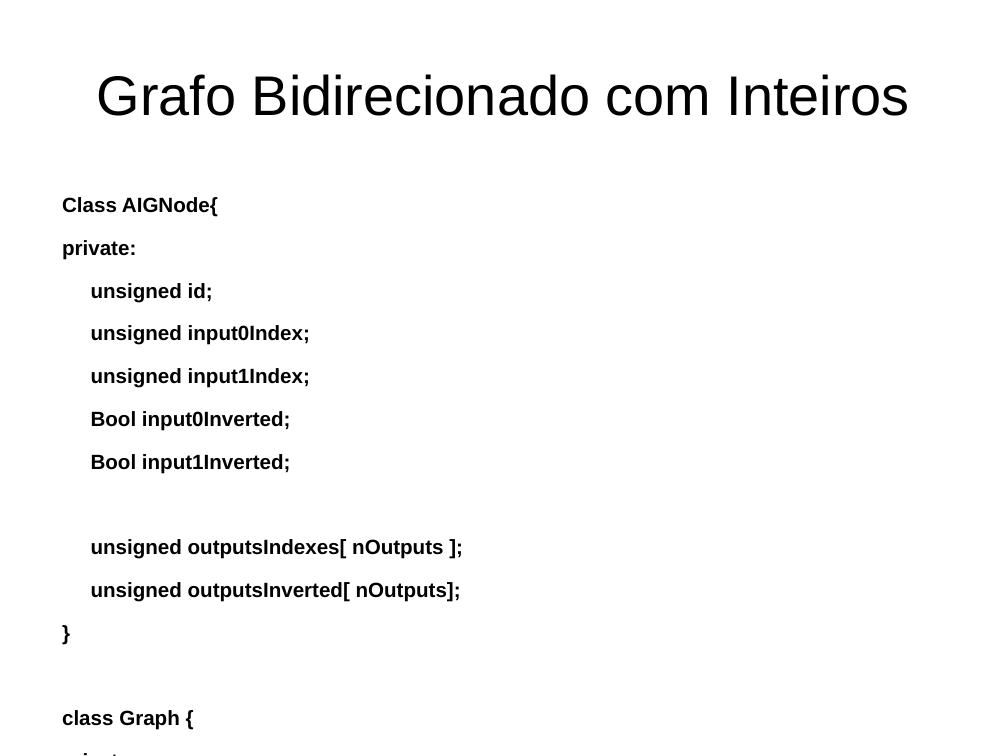
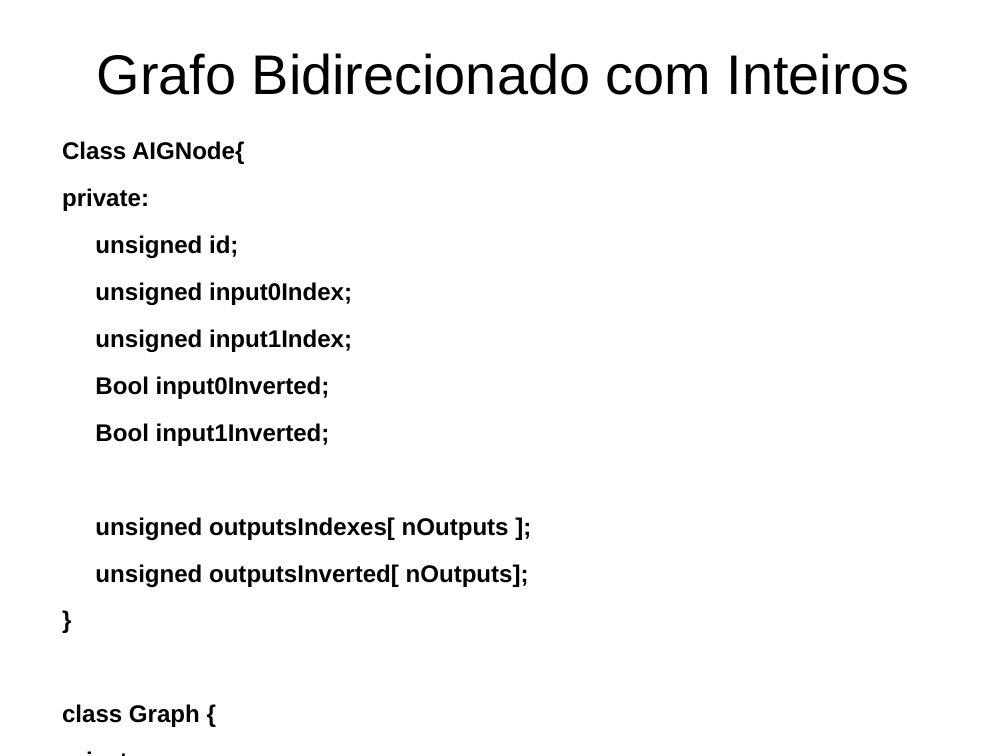
Before and after one commit to LucasAlegre/AIG, a slide deck: slide 5 of DataStructuresDefinition.odp (slide 4 before the commit). Drawn at 1008x756 pixels with LibreOffice and Linux fonts; fonts in the diff are those of the drawing. Boxes give left, top, right and bottom in pixels: in the first picture for what was removed or moved away, otherwise in the second. Text is boxed around its words. In the diff, an @@ line names an element or a change of style, - is before the commit and + after.

Commit message:
Bidirected Pointer Graph working

```diff
--- a/DataStructuresDefinition.odp
+++ b/DataStructuresDefinition.odp
@@ title "Grafo Bidirecionado com Inteiros": place and size @@
-title "Grafo Bidirecionado com Inteiros" at [97,74,910,116]
+title "Grafo Bidirecionado com Inteiros" at [97,53,910,95]
@@ text "Class AIGNode{": place and size @@
-text "Class AIGNode{" at [62,197,461,730]
+text "Class AIGNode{" at [62,141,529,727]
@@ text "Class AIGNode{" at [62,141,529,727]: size 16.2 to 19 pt @@
```
Also in this commit, not shown: 3 other slides changed, 1 slide added, 23 other files.
